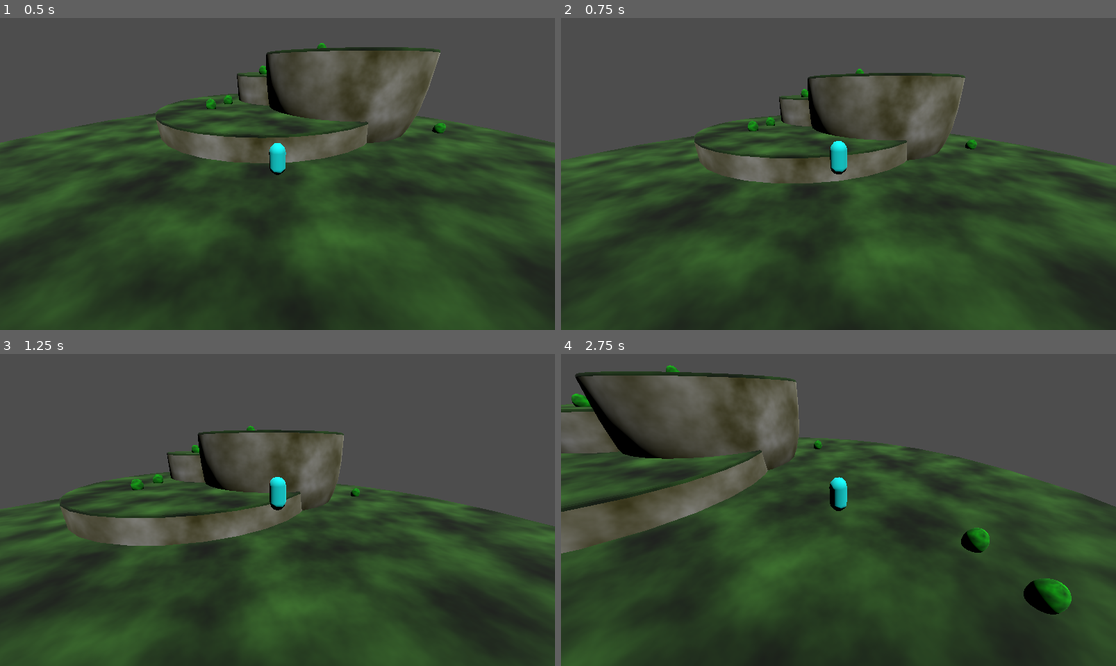
Above: before the commit, frames 1-4 (two rows, left to right).
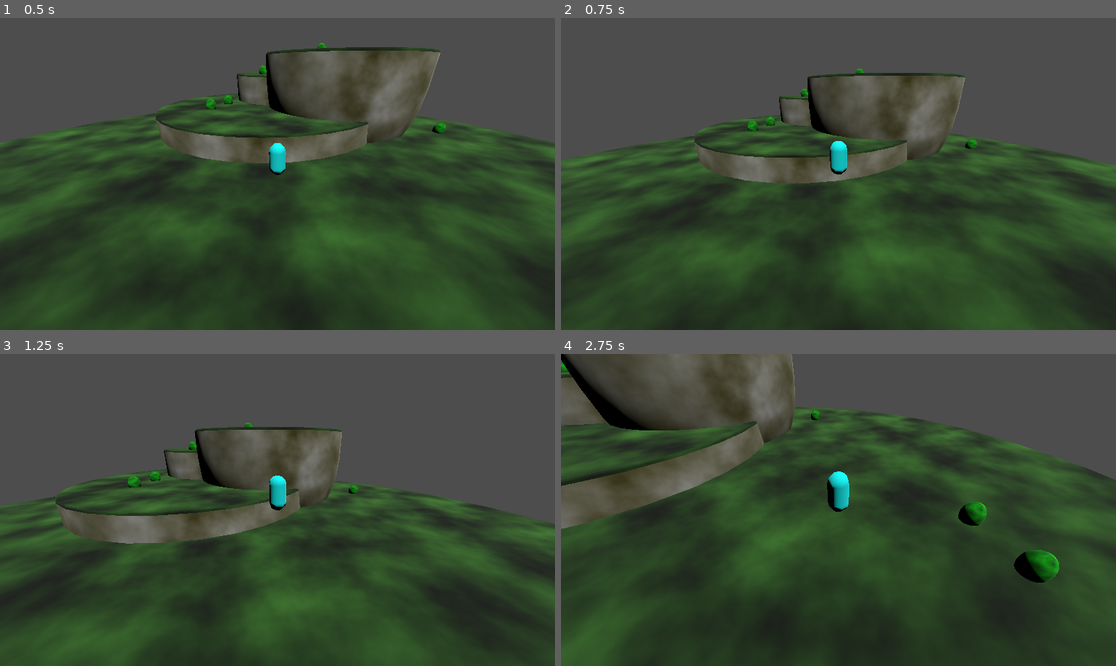
Above: after the commit, the same moments.

Repository: KaletheQuick/adventure-mode-godot
Game: Godot game, scene res://scenes/level_test.tscn
Same seed, same stepped clock (60 frames per second), same inputs: the game is played once before the commit and once after it.
Inputs:
- Up to frame 1 (0.5 s): no input
- Up to frame 2 (0.75 s): tap Enter (ui_accept) at 0.5 s; hold Right (ui_right) from 0.53 s (still down)
- Up to frame 3 (1.25 s): keep holding Right (ui_right); tap Enter (ui_accept) at 0.77 s
- Up to frame 4 (2.75 s): release Right (ui_right) at 1.28 s; hold Down (ui_down) 1.28-2.03 s; tap Enter (ui_accept) at 1.52 s; hold Right (ui_right) from 2.03 s (still down)

Frame 1 is identical in both runs. In frame 2, 0.2% of the frame differs, in the area x 0-100%, y 16-54%; in frame 3, 3.6%; in frame 4, 25%, in the area x 0-100%, y 0-97%.

Commit message:
Implemented WASD movement, and arrow keys, relative to camera positioning.

Diff:
--- a/scripts/actor.gd
+++ b/scripts/actor.gd
@@ -7,9 +7,13 @@
 # Get the gravity from the project settings to be synced with RigidBody nodes.
 var gravity = ProjectSettings.get_setting("physics/3d/default_gravity")
 
+#reference to camera node
+@onready var camera = get_node("../Camera")
 
 
 func _physics_process(delta):
+	var input_dir = Vector2.ZERO
+
 	# Add the gravity.
 	if not is_on_floor():
 		velocity.y -= gravity * delta
@@ -18,13 +22,39 @@
 	if Input.is_action_just_pressed("ui_accept") and is_on_floor():
 		velocity.y = JUMP_VELOCITY
 
+	if Input.is_key_pressed(KEY_W) or Input.is_key_pressed(KEY_UP):
+		input_dir.y -= 1
+
+	if Input.is_key_pressed(KEY_A) or Input.is_key_pressed(KEY_LEFT):
+		input_dir.x -= 1
+
+	if Input.is_key_pressed(KEY_S) or Input.is_key_pressed(KEY_DOWN):
+		input_dir.y += 1
+
+	if Input.is_key_pressed(KEY_D) or Input.is_key_pressed(KEY_RIGHT):
+		input_dir.x += 1
+
 	# Get the input direction and handle the movement/deceleration.
 	# As good practice, you should replace UI actions with custom gameplay actions.
-	var input_dir = Input.get_vector("ui_left", "ui_right", "ui_up", "ui_down")
-	var direction = (transform.basis * Vector3(input_dir.x, 0, input_dir.y)).normalized()
-	if direction:
-		velocity.x = direction.x * SPEED
-		velocity.z = direction.z * SPEED
+	input_dir = input_dir.normalized()
+
+	# Getting the 3x3 matrix of camera, i.e. rotation and scaling. Does NOT include position information.
+	var cam_basis = camera.global_transform.basis
+
+	# Accessing Z-axis vector of camera basis matrix.
+	var forward = cam_basis.z.normalized()
+
+	# Accessing X-axis vector of camera basis matrix.
+	var right = cam_basis.x.normalized()
+
+
+	# input_dir.x || input_dir.y is the 2D vector of the players inputs.
+	# Multiplying by forward && right respectively, we we scale the vertical and horizontal inputs
+	# with the 'forward' and 'right' vectors.
+	var movement_direction = forward * input_dir.y + right * input_dir.x
+	if movement_direction:
+		velocity.x = movement_direction.x * SPEED
+		velocity.z = movement_direction.z * SPEED
 	else:
 		velocity.x = move_toward(velocity.x, 0, SPEED)
 		velocity.z = move_toward(velocity.z, 0, SPEED)
